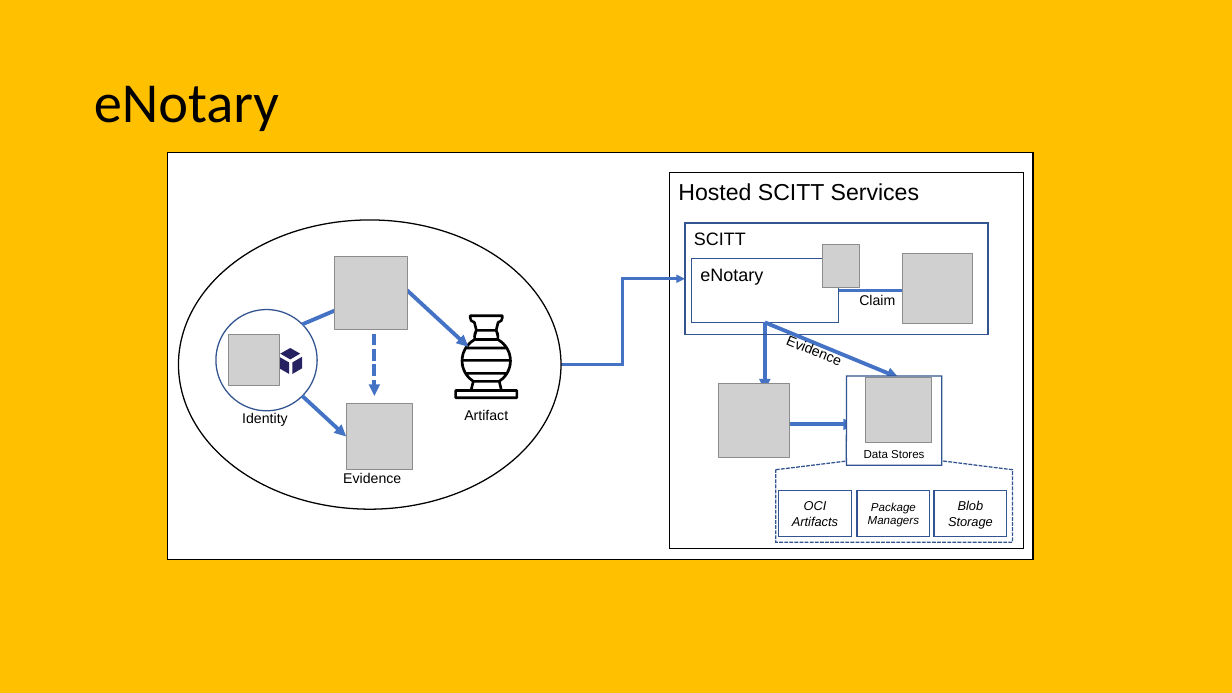
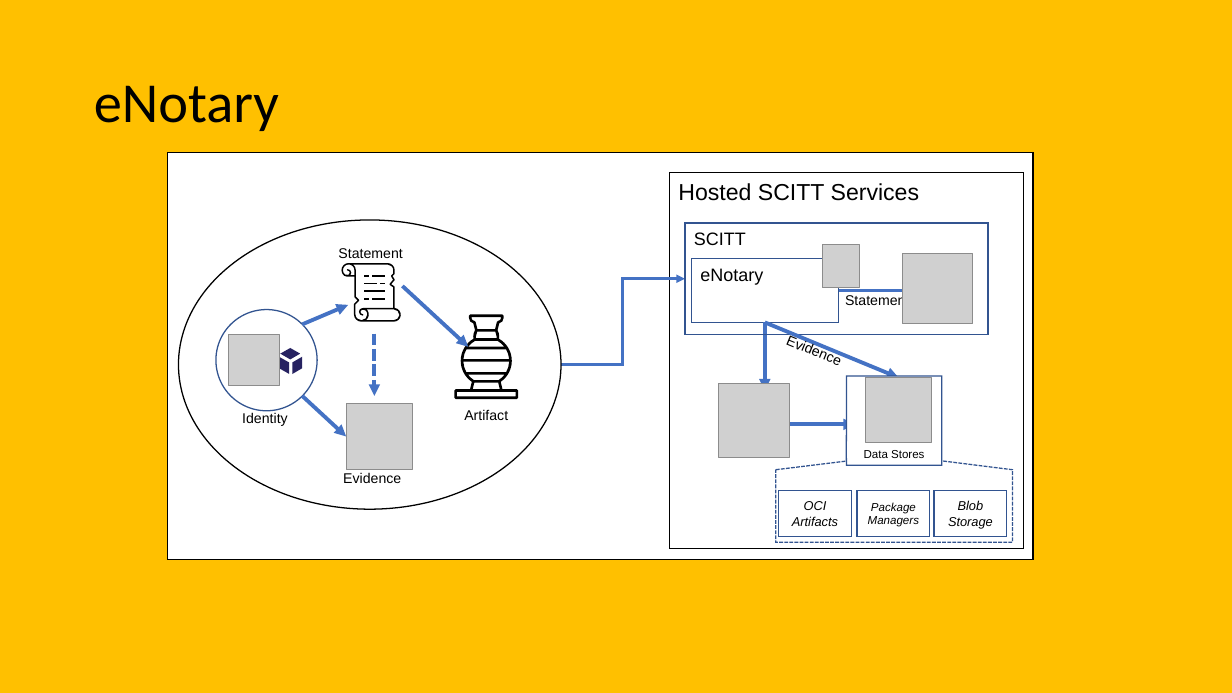
Before and after one commit to ietf-scitt/presentations, a slide deck: slide 14 of assets/scitt-assets.pptx. Drawn at 1232x693 pixels with LibreOffice and Linux fonts; fonts in the diff are those of the drawing; grey boxes stand for pictures. Boxes give left, top, right and bottom in pixels: in the first picture for what was removed or moved away, otherwise in the second. Text is boxed around its words. In the diff, an @@ line names an element or a change of style, - is before the commit and + after.

Commit message:
Update references from claim->statment and ledger-->append-only log

```diff
--- a/assets/scitt-assets.pptx
+++ b/assets/scitt-assets.pptx
@@ picture removed at [335,256,408,329] @@
@@ text added at [338,248,402,258], 11 pt, text #000000 @@
+Statement
@@ group added at [342,263,401,322]: 11 freeform shapes @@
@@ text at [845,293,909,308]: text changed @@
-Claim
+Statement
```
